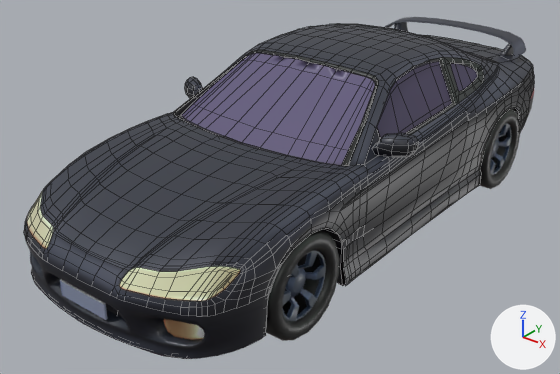
One commit to the FBX model Assets/Models/Cars/Nissan_Silvia_S15/Nissan_Silvia_S15_1.fbx: the scene before it, then after it.
Both versions are drawn from a 50 mm lens placed at (3.02, -4.28, 2.73), pointed at (-0.13, -0.33, 0.29). The lights are fixed; the arrows at lower right show +X, +Y and +Z. Mesh edges are drawn as thin lines on the coarser meshes. Where no turn or scale is listed for an object, it has been applied to the vertices.

Names of what the first picture shows: 'Nissan_base', 'Nissan_silvia_s15_wheel.B_L', 'Nissan_silvia_s15_wheel.F_L', 'polySurface12', 'polySurface45'.
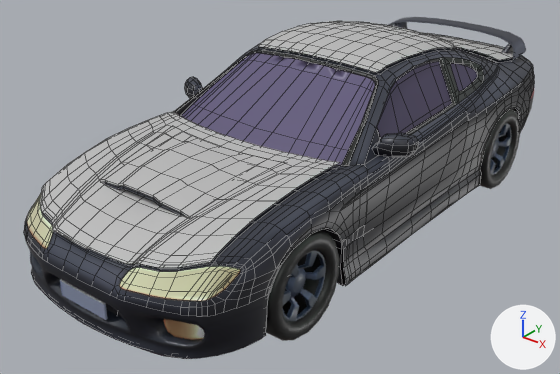
The change, as a diff of the scene's bpy script:
```diff
--- a/Assets/Models/Cars/Nissan_Silvia_S15/Nissan_Silvia_S15_1.fbx.py
+++ b/Assets/Models/Cars/Nissan_Silvia_S15/Nissan_Silvia_S15_1.fbx.py
@@ mat_exportobj_lambert3sg1 @@
+mat_exportobj_lambert3sg1 = principled_material('exportobj:lambert3SG1')
+mat_exportobj_lambert3sg1.base_color = (0.5, 0.5, 0.5)  # grey #bcbcbc
@@ me_mesh_008 @@
+me_mesh_008.from_pydata(...)  # 54 vertices, 40 faces; spans x -0.473..0.473, y -0.368..0.368, z -0.065..0.065
+me_mesh_008.materials.append(mat_checker)  # picture img_nissan_albedotransparency_png
@@ me_mesh_009 @@
+me_mesh_009.from_pydata(...)  # 414 vertices, 338 faces; spans x -0.7..0.7, y -2.14..2.14, z -0.32..0.32
+me_mesh_009.materials.append(mat_exportobj_lambert3sg1)  # grey #bcbcbc
@@ ob_airtakeenissan1 @@
+ob_airtakeenissan1 = bpy.data.objects.new('airtakeeNissan1', me_mesh_008)
+ob_airtakeenissan1.location = (0.0, -1.392, 0.818)
@@ ob_exportobj_nissan_carbon @@
+ob_exportobj_nissan_carbon = bpy.data.objects.new('exportobj:Nissan_carbon', me_mesh_009)
+ob_exportobj_nissan_carbon.location = (0.0, -0.004, 0.968)
```

Boxes (x1, y1, x2, y2) around the edits, measured in the pictures (560 x 374 px):
'exportobj:Nissan_carbon', added: after (40, 21, 513, 268)
'airtakeeNissan1', added: after (104, 182, 183, 216)
